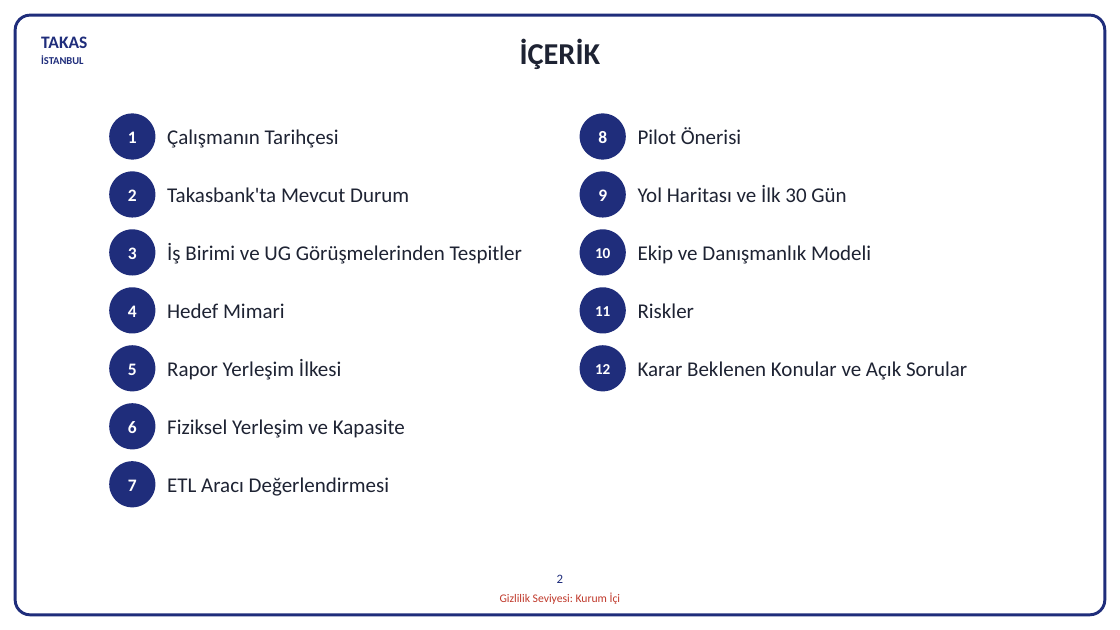
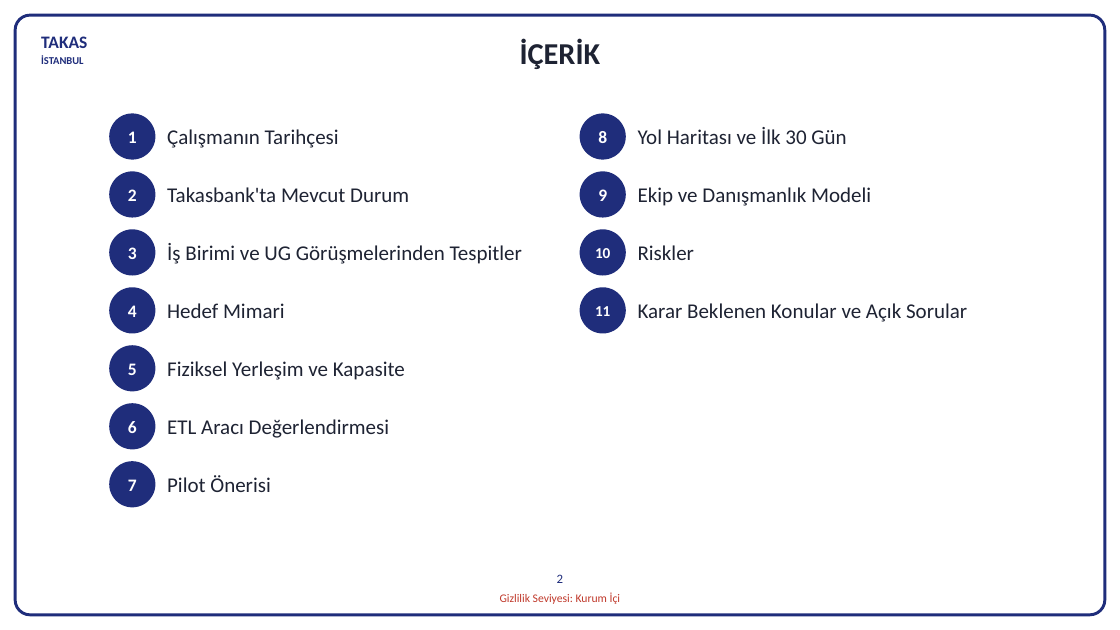
Before and after one commit to hanifidemirel0/Cursor-Projects, a slide deck: slide 2 of outputs/dwh-sunum-kasim-2026/5 - DWHSunum_Kasim2026.pptx. Drawn at 1120x630 pixels with LibreOffice and Linux fonts; fonts in the diff are those of the drawing. Boxes give left, top, right and bottom in pixels: in the first picture for what was removed or moved away, otherwise in the second. Text is boxed around its words. In the diff, an @@ line names an element or a change of style, - is before the commit and + after.

```diff
--- a/outputs/dwh-sunum-kasim-2026/5 - DWHSunum_Kasim2026.pptx
+++ b/outputs/dwh-sunum-kasim-2026/5 - DWHSunum_Kasim2026.pptx
@@ 6 texts: place and size @@
-6 texts at <box>167,185,967,496</box>
+6 texts at <box>167,127,967,438</box>
@@ text removed at <box>167,359,341,380</box> @@
-Rapor Yerleşim İlkesi
@@ ellipse removed at <box>580,345,626,392</box> @@
-12
@@ text "Pilot Önerisi": place and size @@
-text "Pilot Önerisi" at <box>638,127,741,144</box>
+text "Pilot Önerisi" at <box>167,475,270,492</box>
```
Also in this commit, not shown: 14 other slides changed, 1 slide removed, 3 other files.
